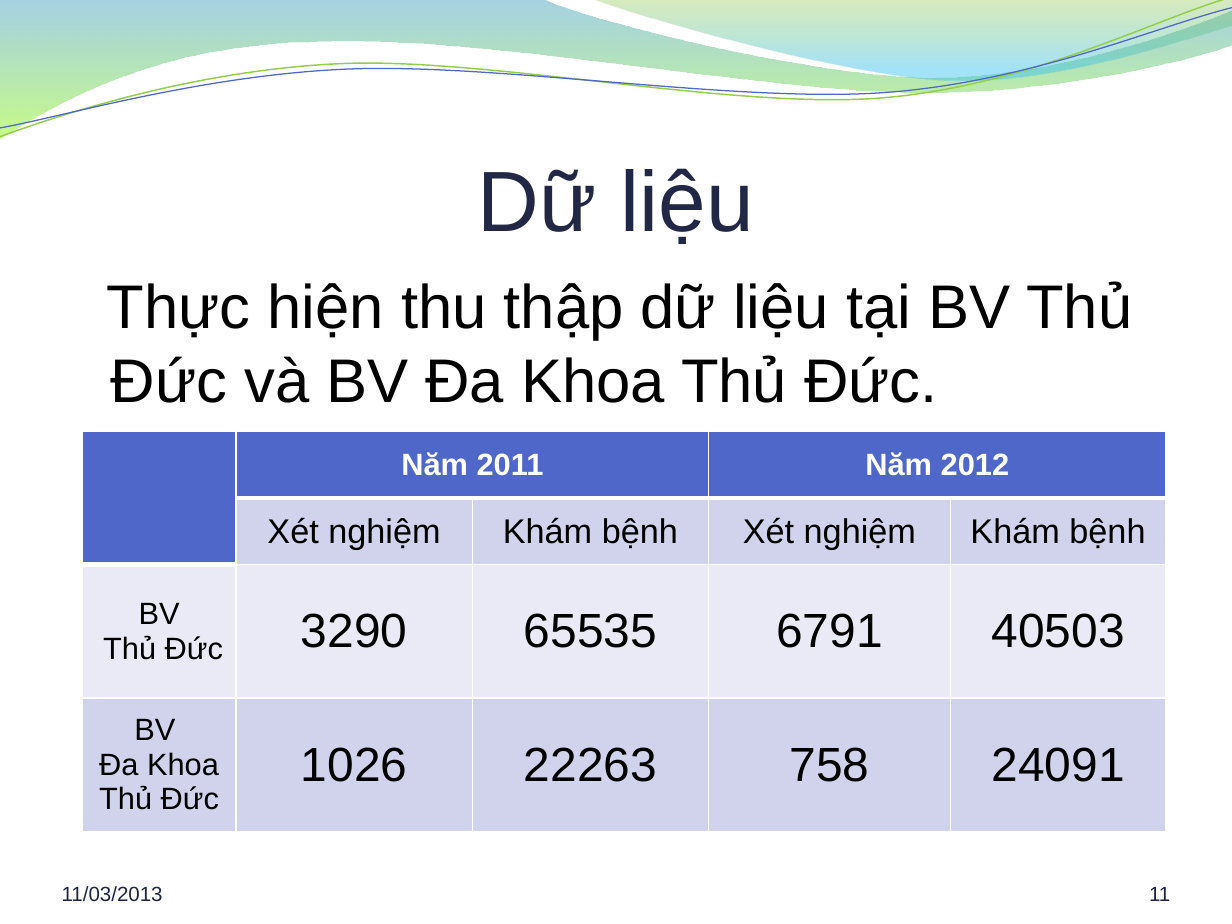
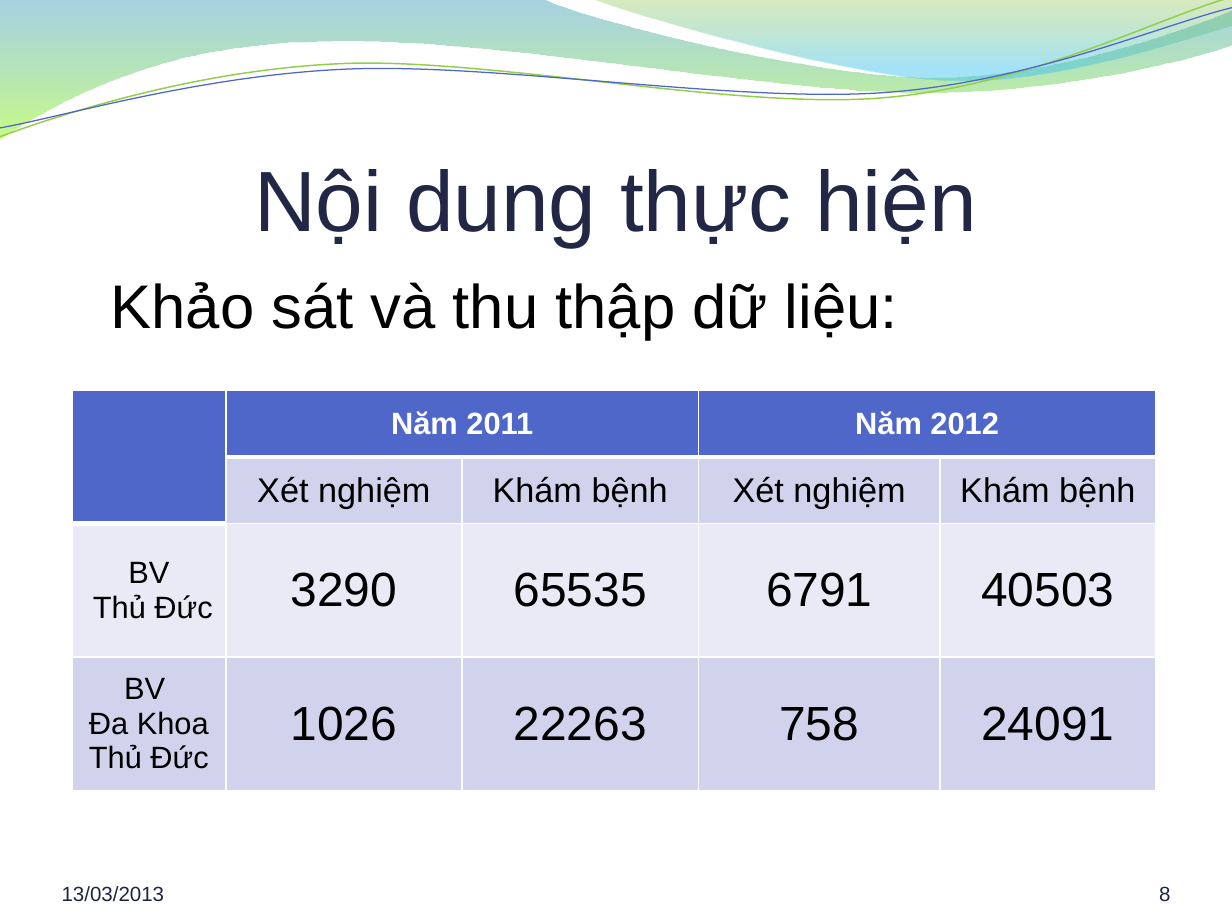
Before and after one commit to hung94it/benhvien, a slide deck: slide 8 of Diabetes/Documents/Report/Bao cao khoa luan.pptx (slide 11 before the commit). Drawn at 1232x924 pixels with LibreOffice and Linux fonts; fonts in the diff are those of the drawing; background and template pictures are left out. Boxes give left, top, right and bottom in pixels: in the first picture for what was removed or moved away, otherwise in the second. Text is boxed around its words. In the diff, an @@ line names an element or a change of style, - is before the commit and + after.

```diff
--- a/Diabetes/Documents/Report/Bao cao khoa luan.pptx
+++ b/Diabetes/Documents/Report/Bao cao khoa luan.pptx
@@ title at bbox=[254, 168, 977, 246]: text changed @@
-Dữ liệu
+Nội dung thực hiện
@@ text at bbox=[111, 282, 898, 340]: text changed @@
-Thực hiện thu thập dữ liệu tại BV Thủ Đức và BV Đa Khoa Thủ Đức.
+Khảo sát và thu thập dữ liệu:
@@ table: place and size @@
-table at bbox=[83, 431, 1167, 832]
+table at bbox=[71, 391, 1156, 791]
@@ text at bbox=[62, 886, 165, 902]: text changed @@
-11/03/2013
+13/03/2013
@@ page number at bbox=[1159, 886, 1170, 902]: text changed @@
-11
+8
```
Also in this commit, not shown: 25 other slides changed, 6 slides added, 3 slides removed, 1 other file.
